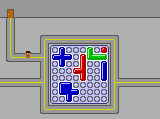
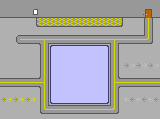
Before/after of a w=160, h=119 layered artwork. What changed in the layer stack:
hid "Worker", painted on it over [23, 35, 31, 58]
hid "BitBlobs", painted on it over [52, 47, 107, 102]
hid "BitPlaces" over [51, 46, 108, 103]
moved "Wall" into group "Background", painted on it over [7, 9, 152, 18]
renamed "Bits" to "Belt directions", showed it, moved it above "Walk", painted on it over [1, 47, 159, 102]
painted on "Walk" over [1, 9, 159, 109]
hid "Grid #3" over [52, 47, 107, 102]
painted on "Grid #2" over [50, 45, 109, 104]
